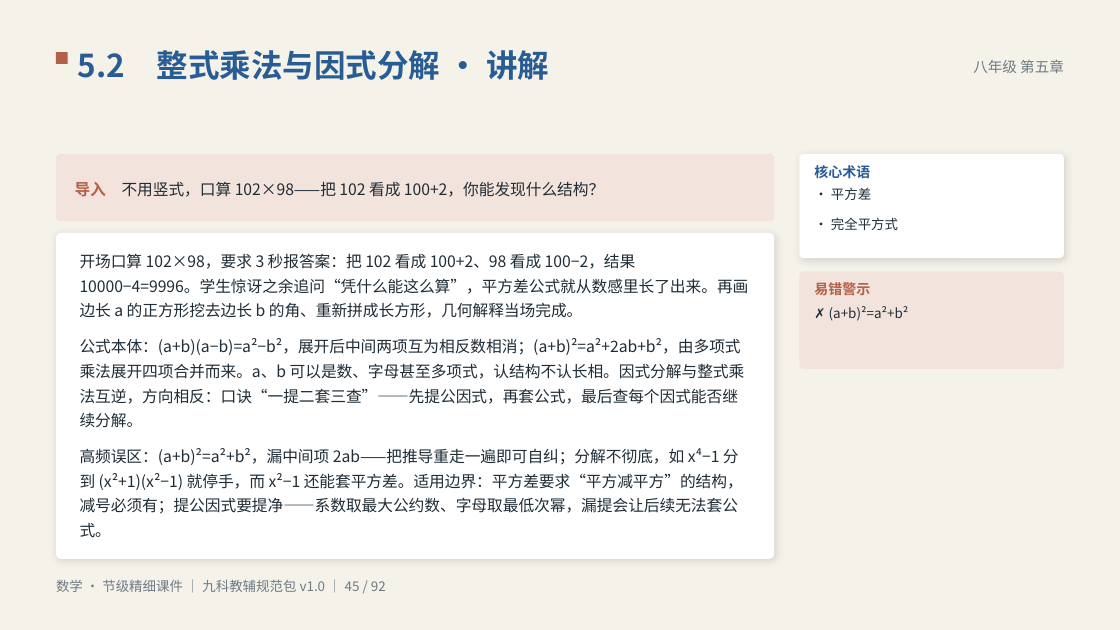
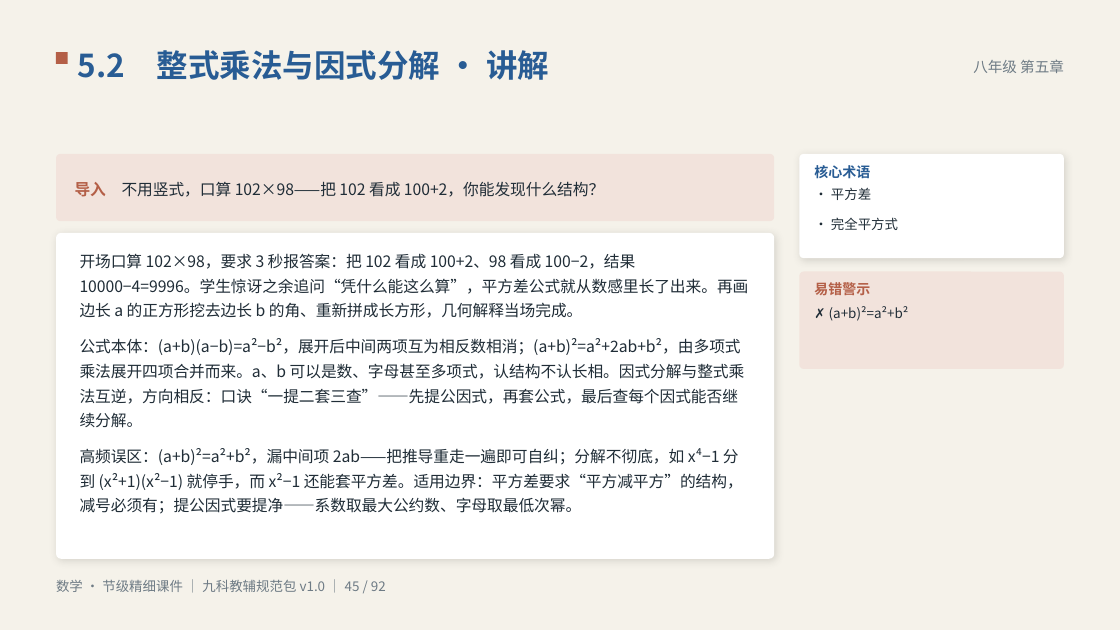
Before and after one commit to vimalinx/jiajiao-courseware, a slide deck: slide 45 of pptx/数学·节级精细讲解课件.pptx. Drawn at 1120x630 pixels with LibreOffice and Linux fonts; fonts in the diff are those of the drawing. Boxes give left, top, right and bottom in pixels: in the first picture for what was removed or moved away, otherwise in the second. Text is boxed around its words. In the diff, an @@ line names an element or a change of style, - is before the commit and + after.

```diff
--- a/pptx/数学·节级精细讲解课件.pptx
+++ b/pptx/数学·节级精细讲解课件.pptx
@@ text at [80, 448, 743, 514]: text changed @@
-高频误区：(a+b)²=a²+b²，漏中间项 2ab——把推导重走一遍即可自纠；分解不彻底，如 x⁴−1 分到 (x²+1)(x²−1) 就停手，而 x²−1 还能套平方差。适用边界：平方差要求“平方减平方”的结构，减号必须有；提公因式要提净——系数取最大公约数、字母取最低次幂，漏提会让后续无法套公式。
+高频误区：(a+b)²=a²+b²，漏中间项 2ab——把推导重走一遍即可自纠；分解不彻底，如 x⁴−1 分到 (x²+1)(x²−1) 就停手，而 x²−1 还能套平方差。适用边界：平方差要求“平方减平方”的结构，减号必须有；提公因式要提净——系数取最大公约数、字母取最低次幂。
```
Also in this commit, not shown: 7 other slides changed, 30 other files.
